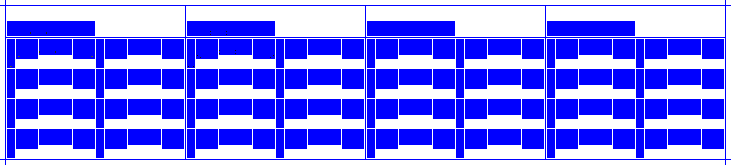
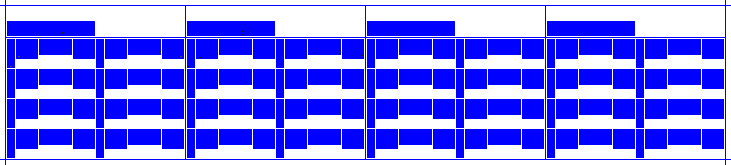
Comparing the layer stacks of the two 731×165 images. Changes:
hid "4 Repeat" over [30, 31, 274, 58]
added layer "8r" above "8" over [30, 31, 363, 58]
